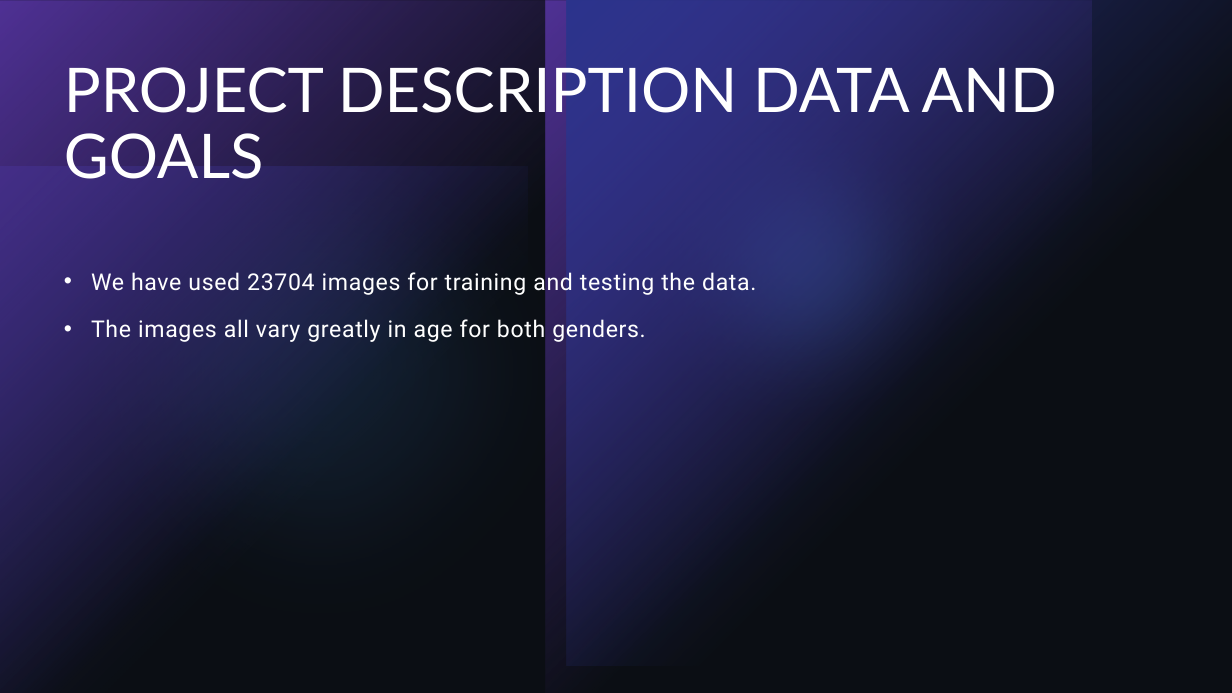
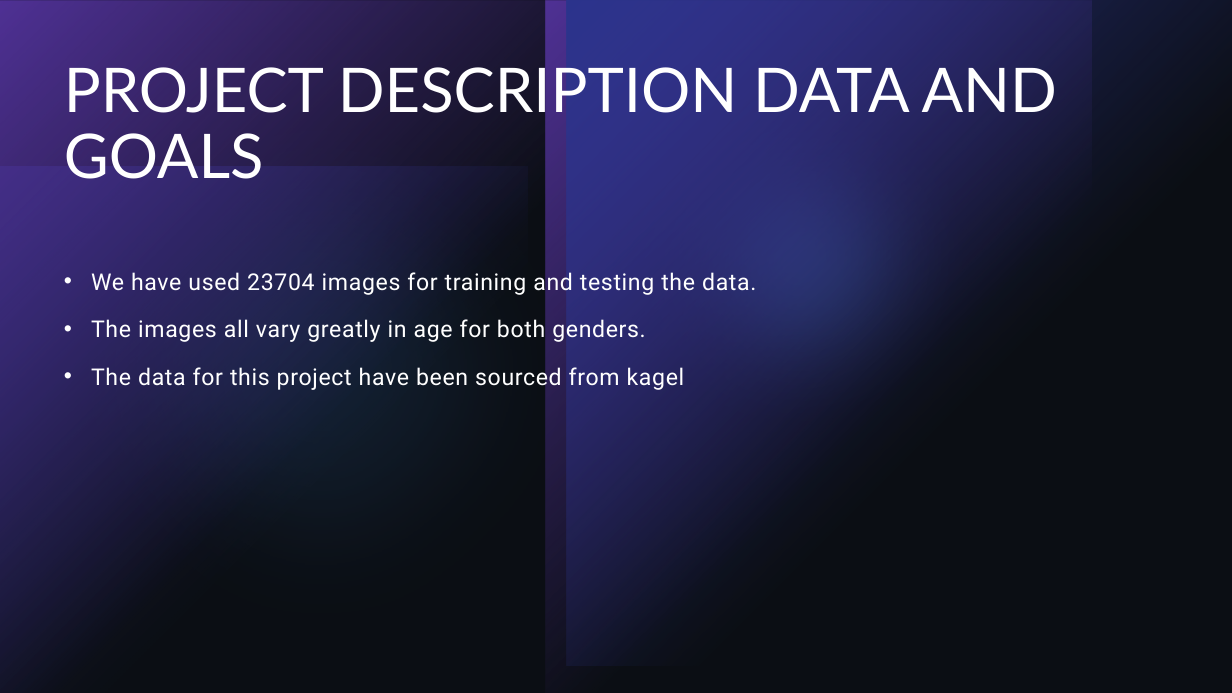
Before and after one commit to jraheja48/CS_4661_Project, a slide deck: slide 3 of GENDER AND AGE DETECTION.pptx. Drawn at 1232x693 pixels with LibreOffice and Linux fonts; fonts in the diff are those of the drawing. Boxes give left, top, right and bottom in pixels: in the first picture for what was removed or moved away, otherwise in the second. Text is boxed around its words. In the diff, an @@ line names an element or a change of style, - is before the commit and + after.

Commit message:
Add data source in ppt

```diff
--- a/GENDER AND AGE DETECTION.pptx
+++ b/GENDER AND AGE DETECTION.pptx
@@ text at box(91, 364, 685, 390): paragraph added @@
+• The data for this project have been sourced from kagel
```
Also in this commit, not shown: 1 other file.
